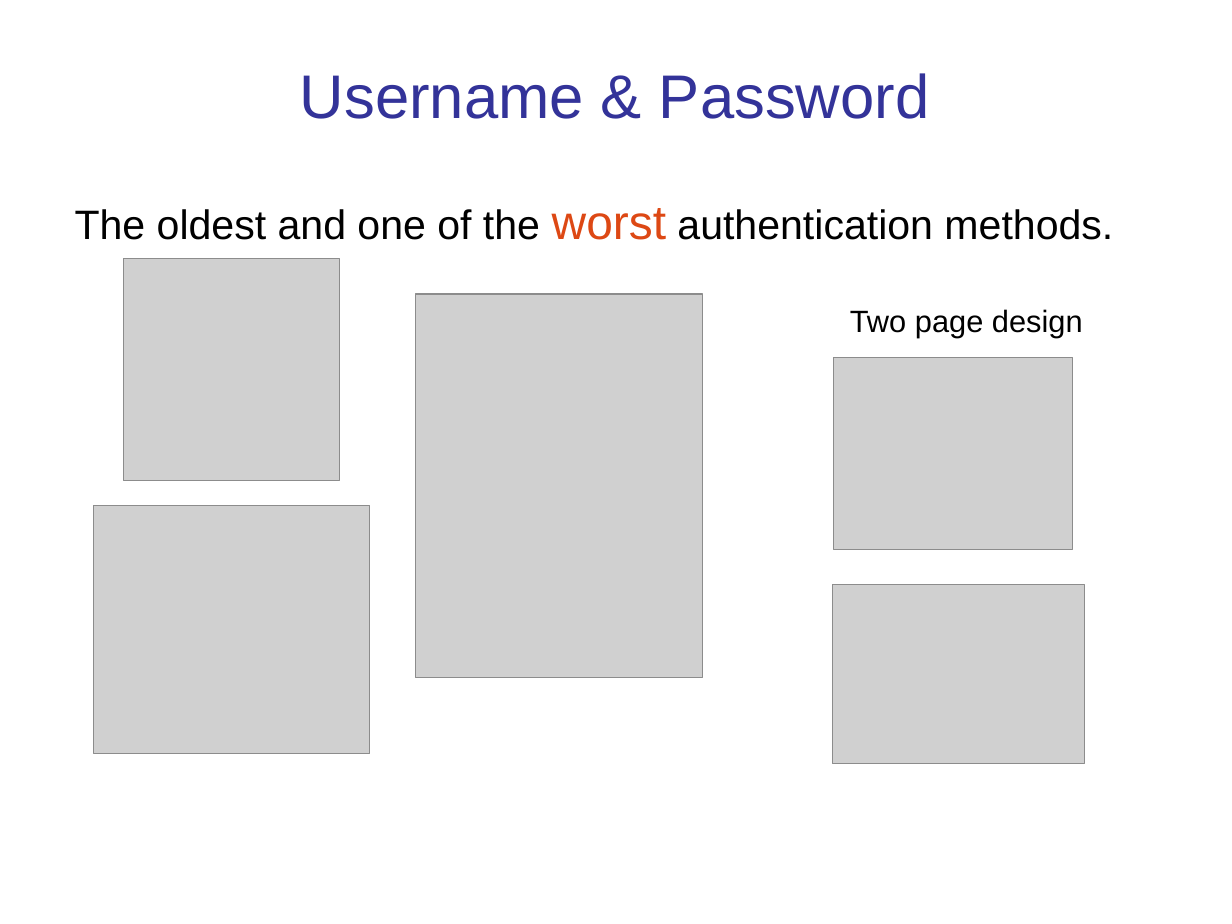
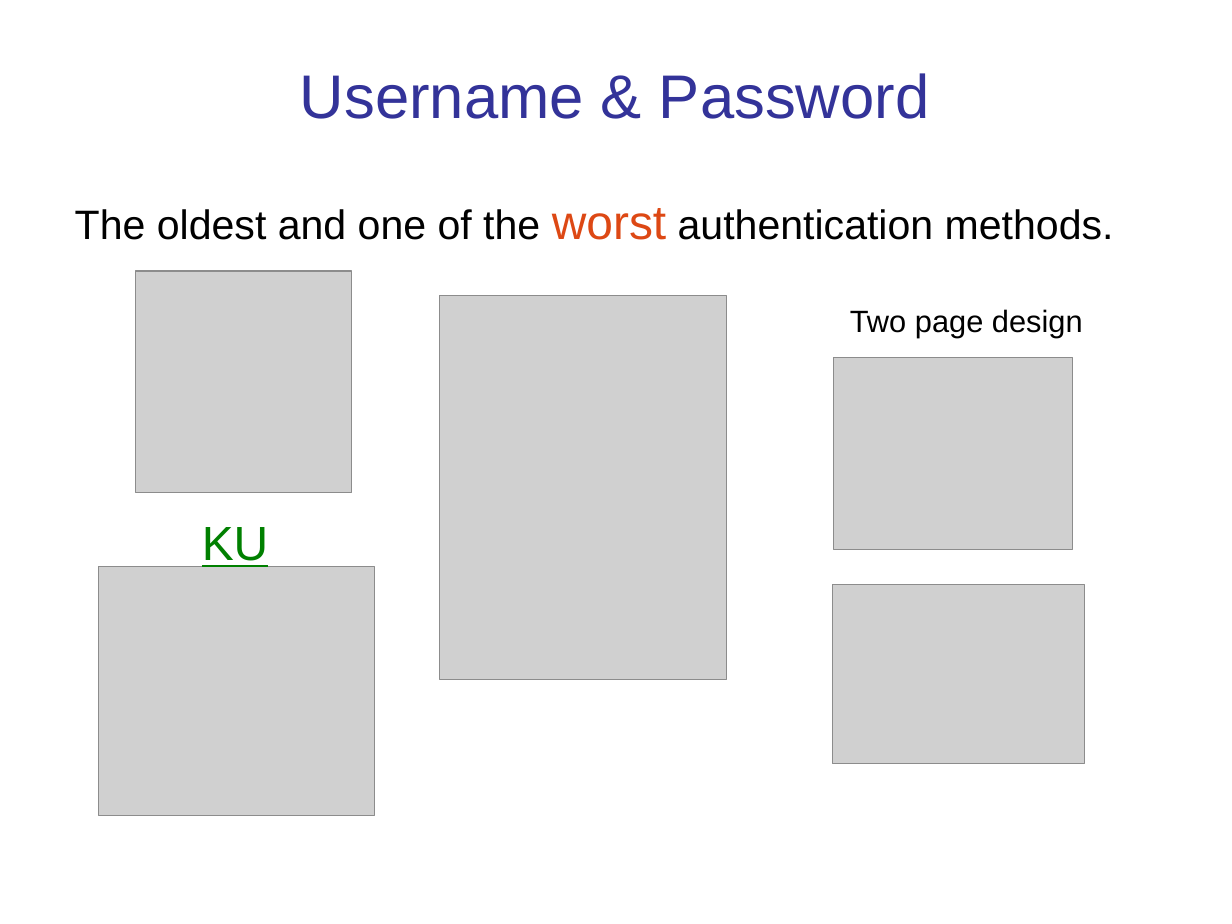
Before and after one commit to cpske/ISP, a slide deck: slide 7 of authentication/Authentication-and-Authorization.ppt. Drawn at 1232x924 pixels with LibreOffice and Linux fonts; fonts in the diff are those of the drawing; grey boxes stand for pictures. Boxes give left, top, right and bottom in pixels: in the first picture for what was removed or moved away, otherwise in the second. Text is boxed around its words. In the diff, an @@ line names an element or a change of style, - is before the commit and + after.

```diff
--- a/authentication/Authentication-and-Authorization.ppt
+++ b/authentication/Authentication-and-Authorization.ppt
@@ picture: place and size @@
-picture at (123,259,339,480)
+picture at (136,271,351,493)
@@ picture: place and size @@
-picture at (415,294,702,678)
+picture at (440,296,727,679)
@@ text added at (202,527,268,569), 28 pt, text #008000, underline @@
+KU
@@ picture: place and size @@
-picture at (94,505,370,754)
+picture at (99,567,375,816)
```
Also in this commit, not shown: 12 other slides changed, 7 slides added, 1 slide removed.
